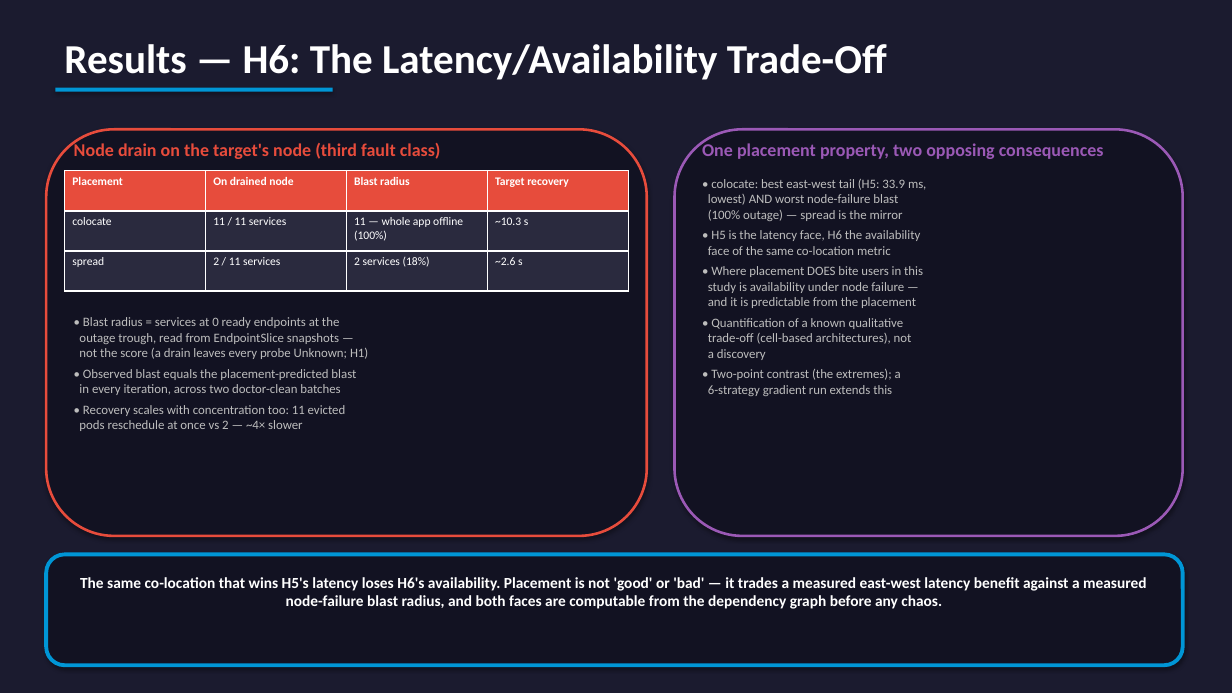
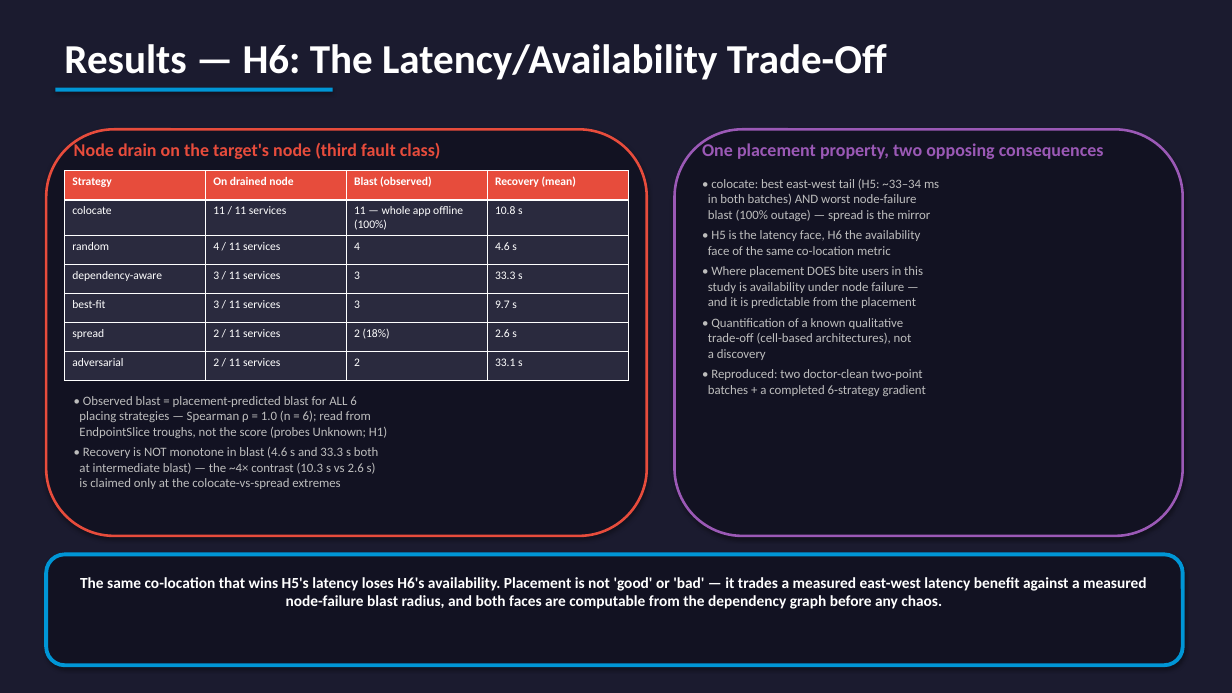
Before and after one commit to yhu02/uva-msc-thesis, a slide deck: slide 13 of ChaosProbe_Presentation.pptx. Drawn at 1232x693 pixels with LibreOffice and Linux fonts; fonts in the diff are those of the drawing. Boxes give left, top, right and bottom in pixels: in the first picture for what was removed or moved away, otherwise in the second. Text is boxed around its words. In the diff, an @@ line names an element or a change of style, - is before the commit and + after.

Commit message:
docs(presentation): sync deck to post-review claims (H5 separator, H2 probe correction, H6 gradient)

```diff
--- a/ChaosProbe_Presentation.pptx
+++ b/ChaosProbe_Presentation.pptx
@@ table at bbox=[65, 171, 627, 374] @@
-row 1: Placement | On drained node | Blast radius | Target recovery
-row 2: colocate | 11 / 11 services | 11 — whole app offline (100%) | ~10.3 s
-row 3: spread | 2 / 11 services | 2 services (18%) | ~2.6 s
+row 1: Strategy | On drained node | Blast (observed) | Recovery (mean)
+row 2: colocate | 11 / 11 services | 11 — whole app offline (100%) | 10.8 s
+row 3: random | 4 / 11 services | 4 | 4.6 s
+row 4: dependency-aware | 3 / 11 services | 3 | 33.3 s
+row 5: best-fit | 3 / 11 services | 3 | 9.7 s
+row 6: spread | 2 / 11 services | 2 (18%) | 2.6 s
+row 7: adversarial | 2 / 11 services | 2 | 33.1 s
@@ text at bbox=[708, 179, 939, 221]: text changed @@
-• colocate: best east-west tail (H5: 33.9 ms,
-lowest) AND worst node-failure blast
-(100% outage) — spread is the mirror
+• colocate: best east-west tail (H5: ~33–34 ms
+in both batches) AND worst node-failure
+blast (100% outage) — spread is the mirror
@@ text at bbox=[708, 369, 926, 396]: text changed @@
-• Two-point contrast (the extremes); a
-6-strategy gradient run extends this
+• Reproduced: two doctor-clean two-point
+batches + a completed 6-strategy gradient
@@ text at bbox=[79, 396, 387, 489]: text changed @@
-• Blast radius = services at 0 ready endpoints at the
-outage trough, read from EndpointSlice snapshots —
-not the score (a drain leaves every probe Unknown; H1)
-• Observed blast equals the placement-predicted blast
-in every iteration, across two doctor-clean batches
-• Recovery scales with concentration too: 11 evicted
-pods reschedule at once vs 2 — ~4× slower
+• Observed blast = placement-predicted blast for ALL 6
+placing strategies — Spearman ρ = 1.0 (n = 6); read from
+EndpointSlice troughs, not the score (probes Unknown; H1)
+• Recovery is NOT monotone in blast (4.6 s and 33.3 s both
+at intermediate blast) — the ~4× contrast (10.3 s vs 2.6 s)
+is claimed only at the colocate-vs-spread extremes
```
Also in this commit, not shown: 7 other slides changed, 2 other files.
